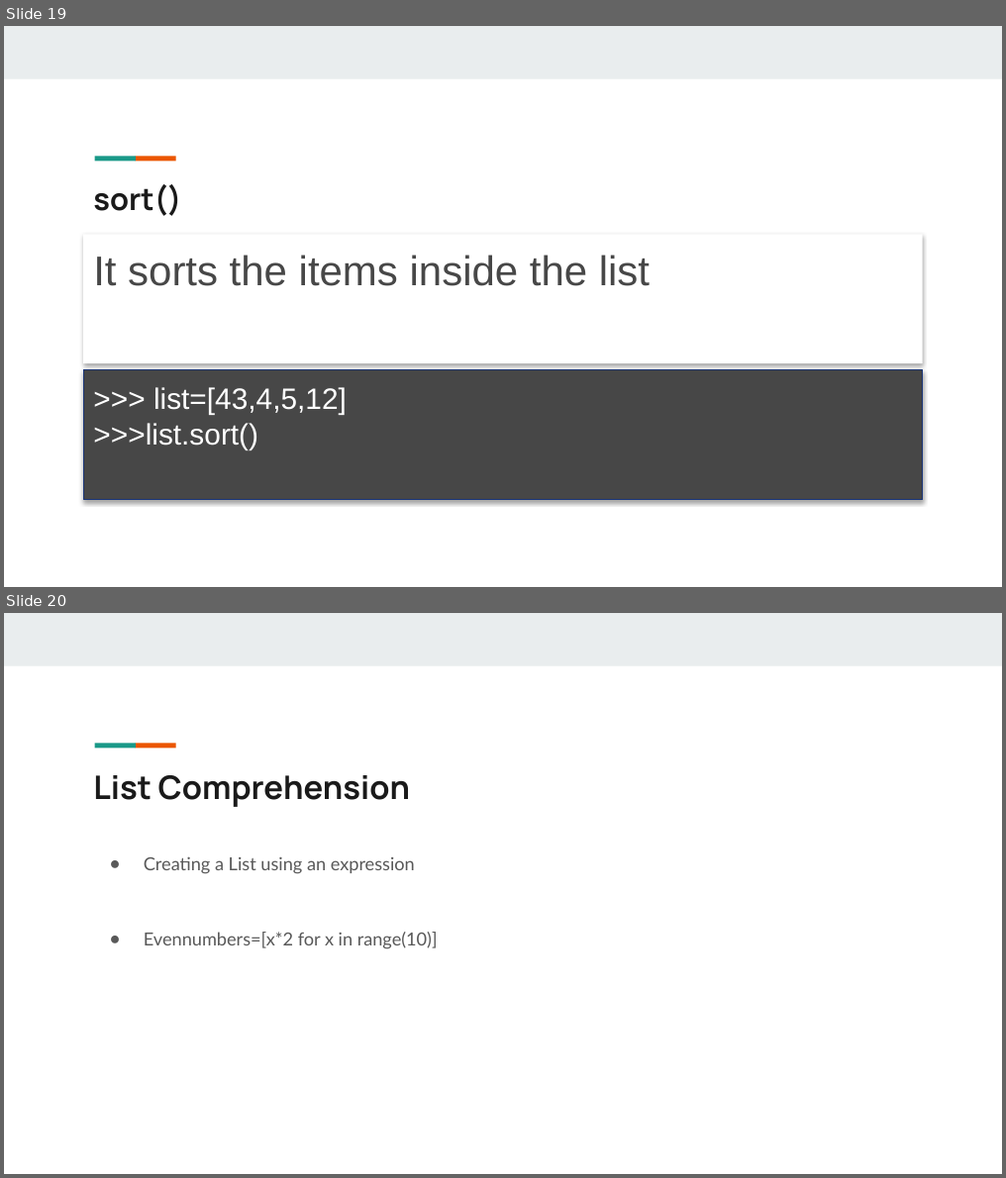
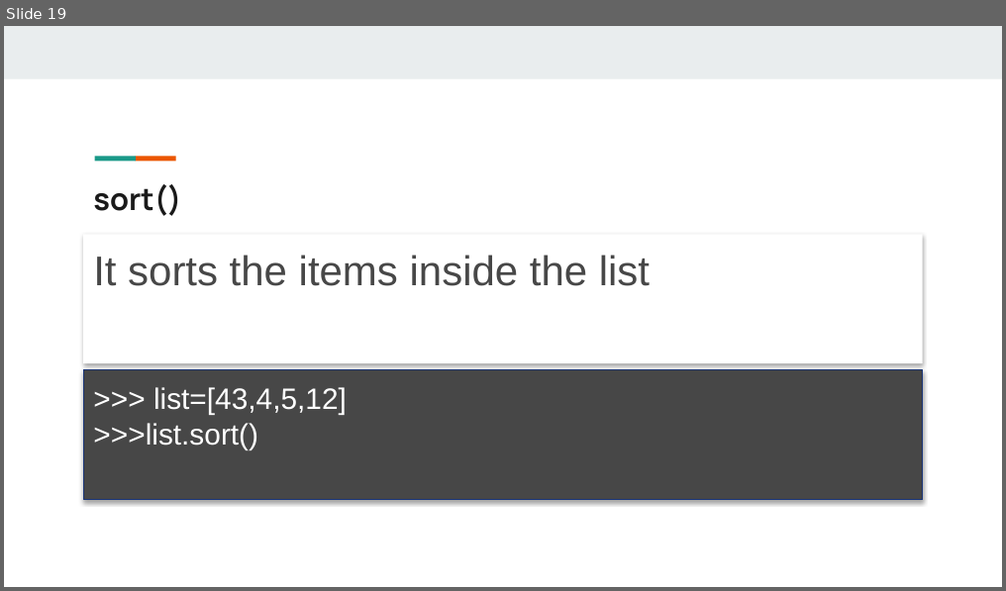
Before and after one commit to giridhersadineni/pythonsrec, a slide deck: 06.Lists & Tuples/5. Lists.pptx. Shown one above the other, each under a label of ours: slides 19 and 20 before the commit, slide 19 after it. The pictures are 1006x1178 and 1006x591 pixels, drawn with LibreOffice and Linux fonts; fonts in the diff are those of the drawing. Boxes give left, top, right and bottom in pixels: in the first picture for what was removed or moved away, otherwise in the second. Text is boxed around its words. In the diff, an @@ line names an element or a change of style, - is before the commit and + after.

```diff
--- a/06.Lists & Tuples/5. Lists.pptx
+++ b/06.Lists & Tuples/5. Lists.pptx
@@ slide 20 removed at box(4, 613, 1002, 1174), background #FFFFFF; not listed: 3 template elements that a slide beside it also shows @@
@@ title removed at box(93, 775, 410, 807) @@
-List Comprehension
@@ text removed at box(144, 857, 438, 950) @@
-● Creating a List using an expression
-● Evennumbers=[x*2 for x in range(10)]
```
Also in this commit, not shown: 1 slide changed, 29 other files.
